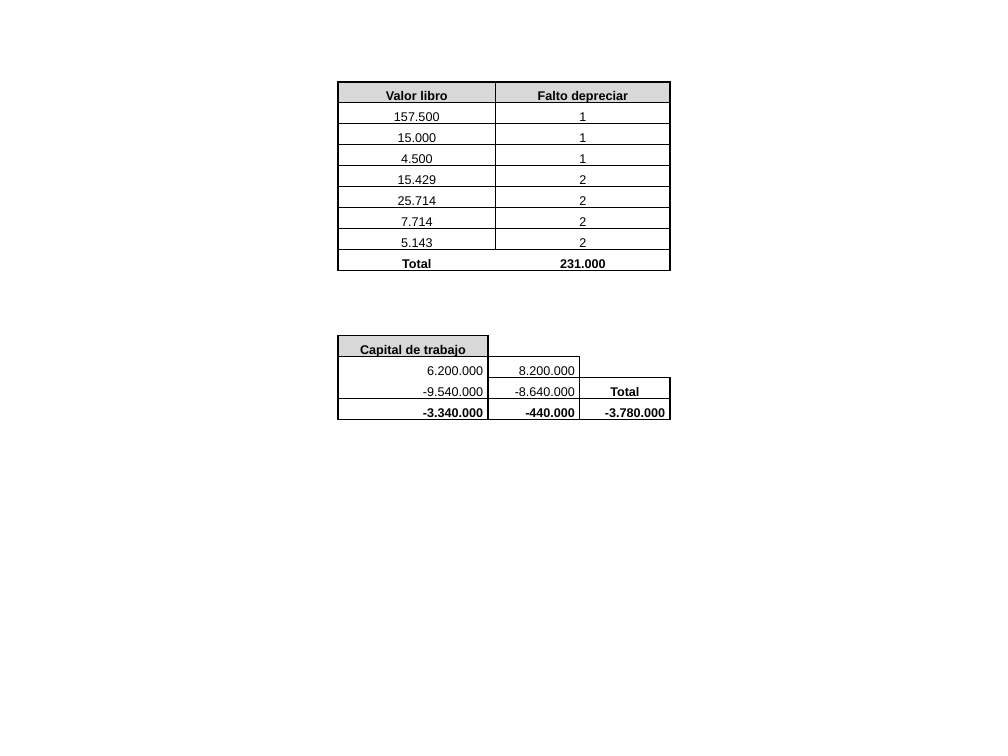
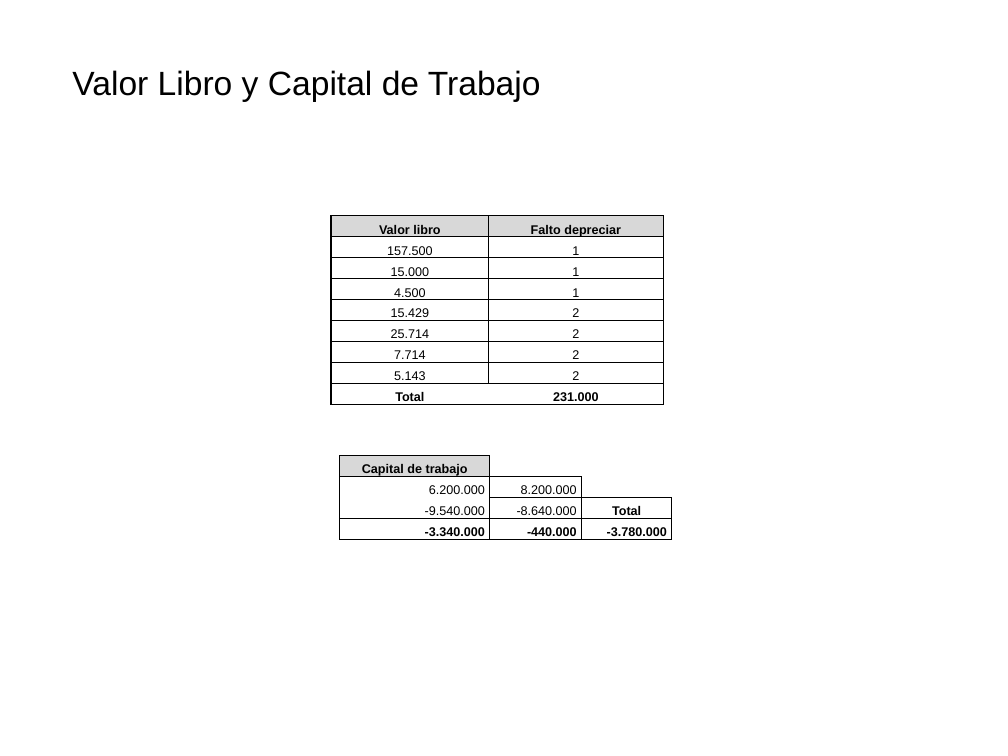
Before and after one commit to saburto/sigset, a slide deck: slide 7 of sigset/documentos/Documentos finales/PresentacionFlujocaja.pptx. Drawn at 1008x756 pixels with LibreOffice and Linux fonts; fonts in the diff are those of the drawing; background and template pictures are left out. Boxes give left, top, right and bottom in pixels: in the first picture for what was removed or moved away, otherwise in the second. Text is boxed around its words. In the diff, an @@ line names an element or a change of style, - is before the commit and + after.

```diff
--- a/sigset/documentos/Documentos finales/PresentacionFlujocaja.pptx
+++ b/sigset/documentos/Documentos finales/PresentacionFlujocaja.pptx
@@ text added at (72, 70, 541, 102), 24 pt, text #000000 @@
+Valor Libro y Capital de Trabajo
@@ table: place and size @@
-table at (338, 82, 669, 275)
+table at (331, 216, 662, 409)
@@ table: place and size @@
-table at (338, 336, 669, 424)
+table at (340, 456, 671, 544)
```
Also in this commit, not shown: 5 other slides changed.
